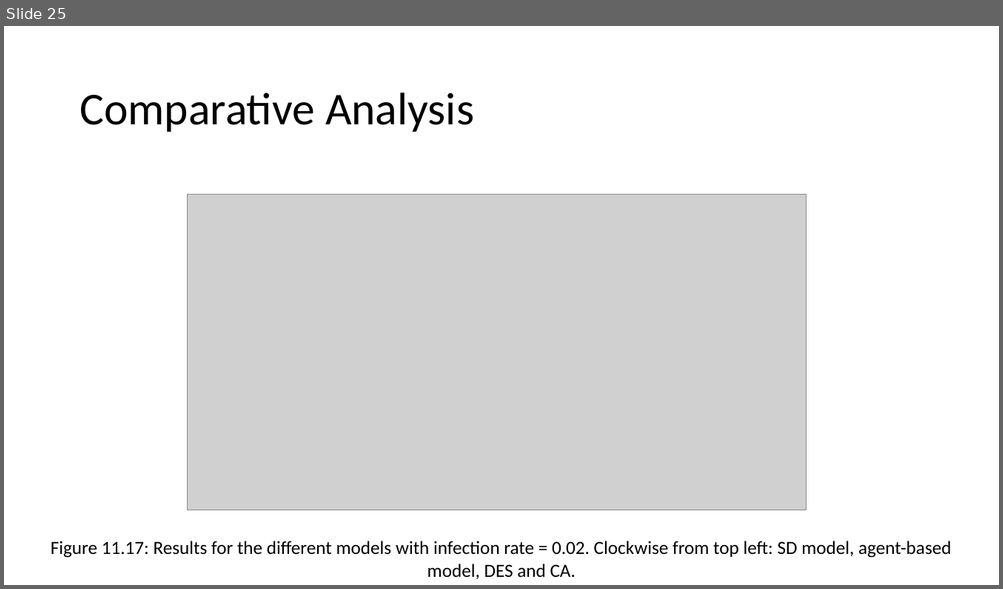
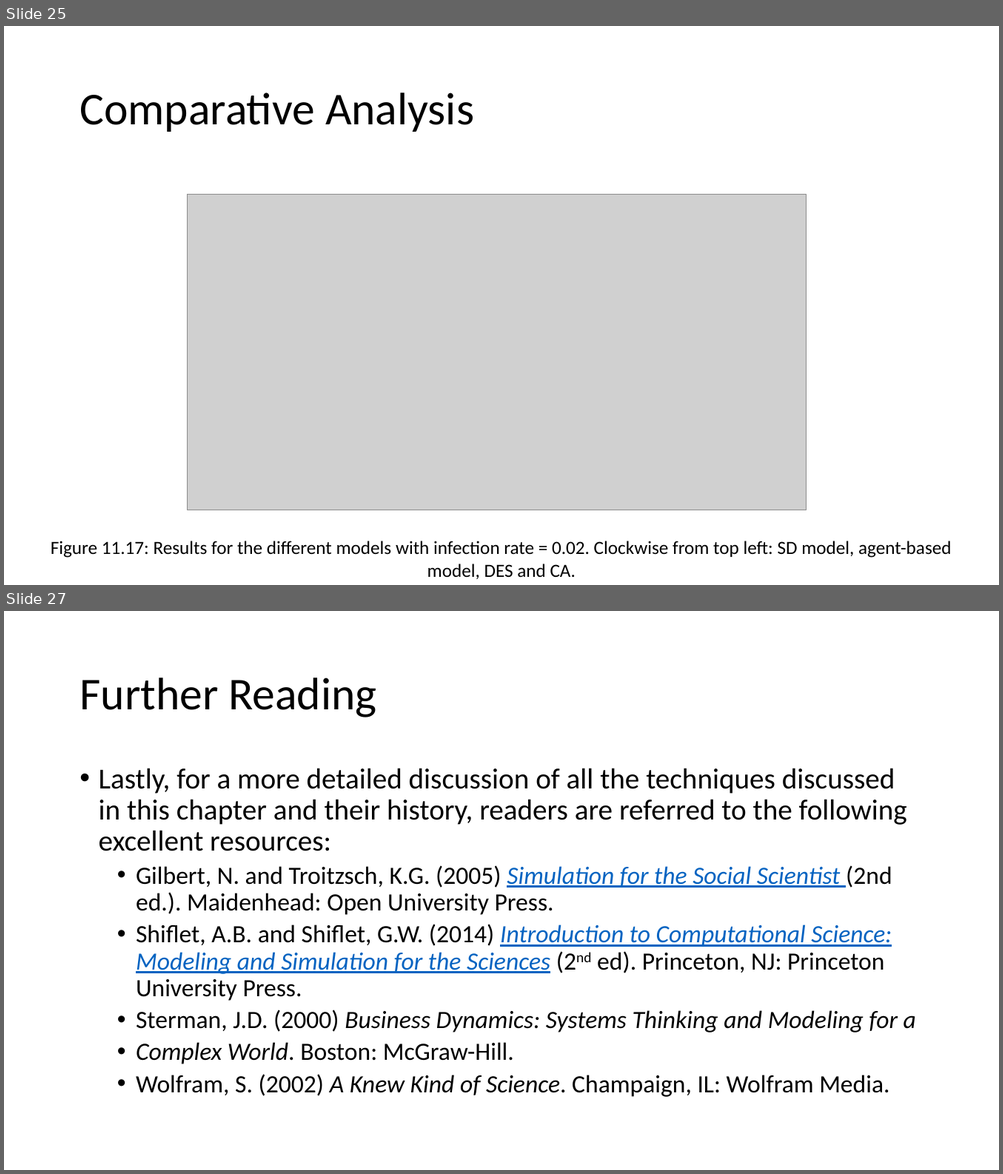
Before and after one commit to abmgis/abmgis, a slide deck: Chapter11-AlternativeModellingApproaches/Chapter11.pptx. Shown one above the other, each under a label of ours: slide 25 before the commit, slides 25 and 27 after it; the slides between them are not shown. The pictures are 1003x589 and 1003x1174 pixels, drawn with LibreOffice and Linux fonts; fonts in the diff are those of the drawing; grey boxes stand for pictures. Boxes give left, top, right and bottom in pixels: in the first picture for what was removed or moved away, otherwise in the second. Text is boxed around its words. In the diff, an @@ line names an element or a change of style, - is before the commit and + after.

```diff
--- a/Chapter11-AlternativeModellingApproaches/Chapter11.pptx
+++ b/Chapter11-AlternativeModellingApproaches/Chapter11.pptx
@@ slide 27 added at (x1=4, y1=611, x2=999, y2=1170), background #FFFFFF @@
@@ title added at (x1=79, y1=678, x2=376, y2=718), 44 pt, text #000000 @@
+Further Reading
@@ text added at (x1=99, y1=768, x2=916, y2=1097), 24 pt, text #000000 @@
+• Lastly, for a more detailed discussion of all the techniques discussed in this chapter and their history, readers are referred to the following excellent resources:
+  • Gilbert, N. and Troitzsch, K.G. (2005) Simulation for the Social Scientist (2nd ed.). Maidenhead: Open University Press.
+  • Shiflet, A.B. and Shiflet, G.W. (2014) Introduction to Computational Science: Modeling and Simulation for the Sciences (2nd ed). Princeton, NJ: Princeton University Press.
+  • Sterman, J.D. (2000) Business Dynamics: Systems Thinking and Modeling for a
+  • Complex World. Boston: McGraw-Hill.
+  • Wolfram, S. (2002) A Knew Kind of Science. Champaign, IL: Wolfram Media.
```
Also in this commit, not shown: 1 slide changed, 2 other slides added, 2 slides removed.
